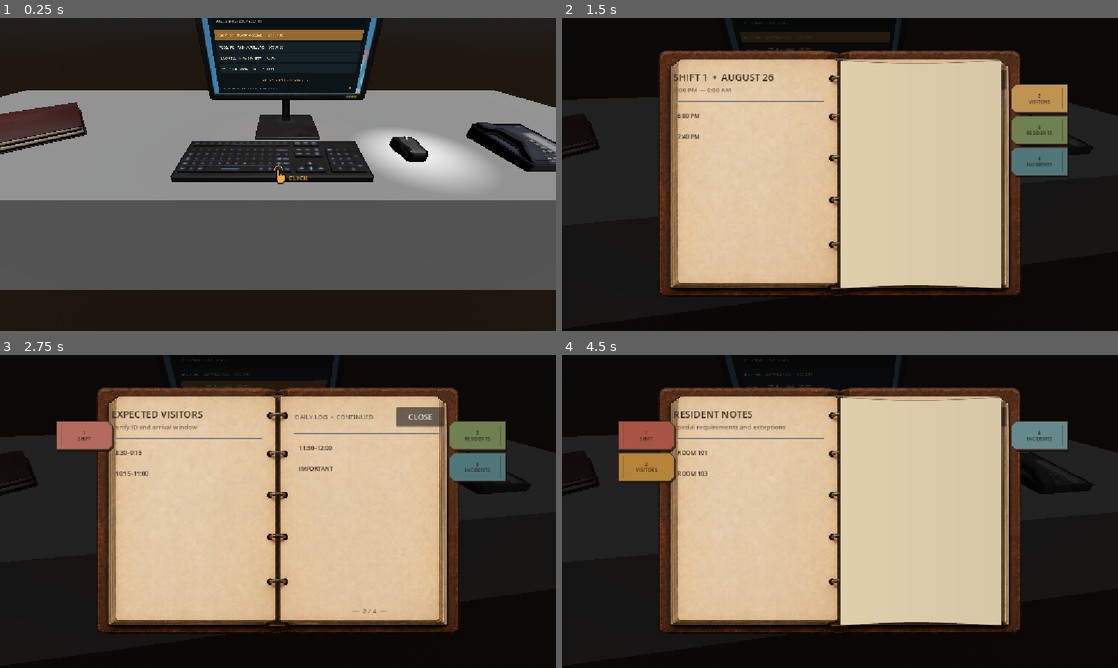
Above: before the commit, frames 1-4 (two rows, left to right).
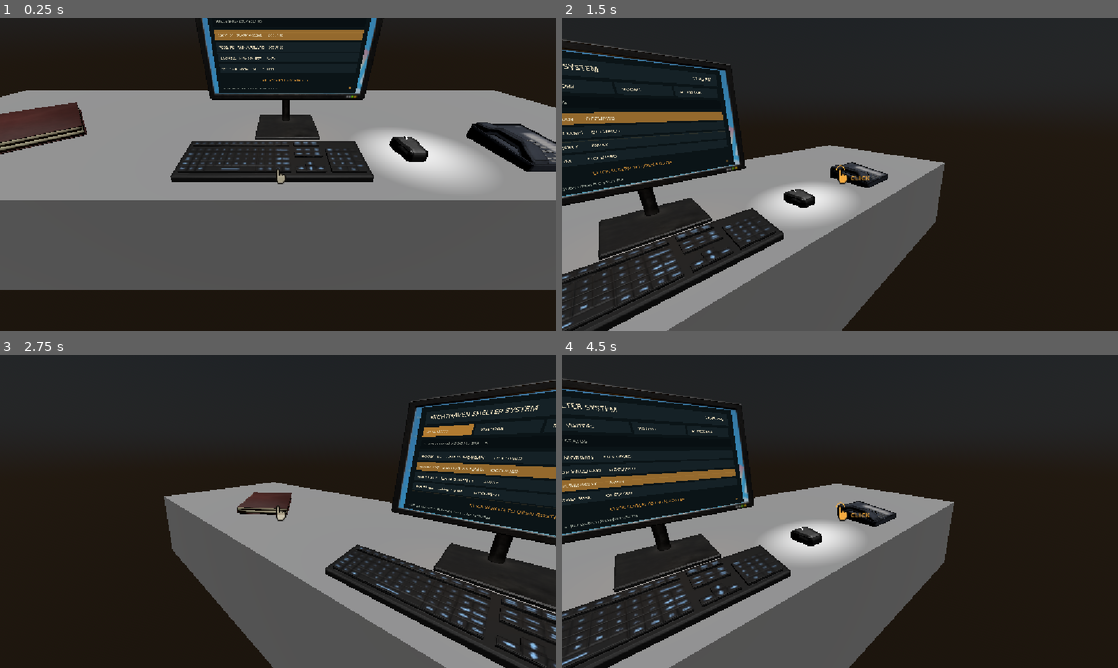
Above: after the commit, the same moments.

Repository: RyanRei/ProjectHotel
Game: Godot game, scene res://Scenes/hotelScene.tscn
The game is run twice, just before and just after one commit, with the same random seed, the same clock (stepped at 60 frames per second) and the same inputs. Sound files missing from this copy of the repository are replaced by a short silence.
Inputs (mouse positions are in pixels of both pictures, inside the frame that each line leads up to):
- Up to frame 1 (0.25 s): no input
- Up to frame 2 (1.5 s): tap Enter (Pickup Call) at 0.5 s; move the mouse to (867, 174) at 0.52 s; hold Enter (Pickup Call) 0.53-1.25 s; click (867, 174) at 0.67 s; click (1040, 99) at 1.25 s, where only the run before the commit has a clickable "2 VISITORS"
- Up to frame 3 (2.75 s): click (83, 436) at 2 s, where only the run before the commit has a clickable "1 SHIFT"
- Up to frame 4 (4.5 s): click (1040, 436) at 2.75 s, where only the run before the commit has a clickable "3 RESIDENTS"; click (645, 467) at 3.5 s, where only the run before the commit has a clickable "2 VISITORS"; click (1040, 436) at 4.25 s, where only the run before the commit has a clickable "4 INCIDENTS"

The runs differ from the first frame. In frame 1, less than 0.1% of the frame differs, in the area x 49-56%, y 46-53%; in frame 2, 75%; in frame 3, 75%; in frame 4, 75%, in the area x 0-100%, y 0-100%.

Commit message:
Improve logbook UI and desk interactions

Diff:
--- a/Scenes/Telephone.tscn
+++ b/Scenes/Telephone.tscn
@@ -49,5 +49,3 @@
 
 [node name="telephone" parent="." unique_id=318535350 instance=ExtResource("4_2rlcx")]
 transform = Transform3D(10, 0, 0, 0, 10, 0, 0, 0, 10, 0.54437745, -0.06018561, -0.19816768)
-
-[connection signal="input_event" from="." to="." method="_on_input_event"]
--- a/Scripts/Logbook/LogbookController.gd
+++ b/Scripts/Logbook/LogbookController.gd
@@ -1,3 +1,4 @@
+@tool
 class_name LogbookController
 extends Node3D
 
@@ -13,11 +14,17 @@
 var turn_direction := 1.0
 const PAGE_WIDTH_SEGMENTS := 24
 const PAGE_LENGTH_SEGMENTS := 6
+# The animated GLB reports a very large skinned AABB (roughly the whole desk).
+# Use a deliberate hitbox around the visible closed book instead.
+const CLICKABLE_CENTER := Vector3(0.0, 0.08, 0.0)
+const CLICKABLE_SIZE := Vector3(0.28, 1.9, 2.4)
 signal page_turn_midpoint
 signal page_turn_finished
 
 func _ready() -> void:
-	set_process_unhandled_input(true)
+	apply_compact_editor_bounds()
+	if Engine.is_editor_hint():
+		return
 	add_to_group("logbook_controller")
 	animation_player = find_animation_player(self)
 	click_area = Area3D.new()
@@ -31,23 +38,45 @@
 	var box := BoxShape3D.new()
 	var bounds := calculate_mesh_bounds()
 	book_bounds = bounds
-	clickable_center = bounds.position + bounds.size * 0.5
-	clickable_size = Vector3(
-		bounds.size.x * 1.12,
-		bounds.size.y * 1.12,
-		maxf(bounds.size.z * 1.8, 0.0018)
-	)
+	clickable_center = CLICKABLE_CENTER
+	clickable_size = CLICKABLE_SIZE
 	box.size = clickable_size
 	collision.shape = box
 	collision.position = clickable_center
 	click_area.add_child(collision)
-	click_area.input_event.connect(_on_book_input_event)
 	if animation_player != null and animation_player.has_animation(page_animation):
 		var animation: Animation = animation_player.get_animation(page_animation)
 		animation_player.play(page_animation)
 		animation_player.seek(animation.length, true)
 		animation_player.pause()
 	create_turning_page()
+
+func apply_compact_editor_bounds() -> void:
+	var book_mesh := find_book_mesh(self)
+	if book_mesh == null:
+		return
+	# The skinned GLB ships with an invalid animation AABB spanning most of the
+	# desk. Convert a compact root-local book box into the mesh's local space so
+	# Godot's editor selection outline stays around the visible prop.
+	var desired := AABB(Vector3(-0.45, -1.5, -2.0), Vector3(0.9, 3.0, 4.0))
+	var minimum := Vector3(INF, INF, INF)
+	var maximum := Vector3(-INF, -INF, -INF)
+	for x in [desired.position.x, desired.end.x]:
+		for y in [desired.position.y, desired.end.y]:
+			for z in [desired.position.z, desired.end.z]:
+				var mesh_corner := book_mesh.to_local(to_global(Vector3(x, y, z)))
+				minimum = minimum.min(mesh_corner)
+				maximum = maximum.max(mesh_corner)
+	book_mesh.custom_aabb = AABB(minimum, maximum - minimum)
+
+func find_book_mesh(node: Node) -> MeshInstance3D:
+	if node is MeshInstance3D and node.name == "Book_0":
+		return node as MeshInstance3D
+	for child in node.get_children():
+		var result := find_book_mesh(child)
+		if result != null:
+			return result
+	return null
 
 func find_animation_player(node: Node) -> AnimationPlayer:
 	if node is AnimationPlayer:
@@ -158,40 +187,6 @@
 			output.append(child as MeshInstance3D)
 		collect_meshes(child, output)
 
-func _on_book_input_event(
-	_camera: Node,
-	event: InputEvent,
-	_event_position: Vector3,
-	_normal: Vector3,
-	_shape_index: int
-) -> void:
-	if event is InputEventMouseButton \
-		and event.button_index == MOUSE_BUTTON_LEFT \
-		and event.pressed:
-		interact()
-		get_viewport().set_input_as_handled()
-
-func _unhandled_input(event: InputEvent) -> void:
-	if not (event is InputEventMouseButton \
-		and event.button_index == MOUSE_BUTTON_LEFT \
-		and event.pressed):
-		return
-	var camera := get_viewport().get_camera_3d()
-	if camera == null or click_area == null:
-		return
-	var pointer_position: Vector2 = event.position
-	if Input.mouse_mode == Input.MOUSE_MODE_CAPTURED:
-		pointer_position = get_viewport().get_visible_rect().size * 0.5
-	var origin := camera.project_ray_origin(pointer_position)
-	var destination := origin + camera.project_ray_normal(pointer_position) * 20.0
-	var query := PhysicsRayQueryParameters3D.create(origin, destination)
-	query.collide_with_areas = true
-	query.collide_with_bodies = false
-	var hit := camera.get_world_3d().direct_space_state.intersect_ray(query)
-	if not hit.is_empty() and hit.get("collider") == click_area:
-		interact()
-		get_viewport().set_input_as_handled()
-
 func interact() -> void:
 	var ui := get_tree().get_first_node_in_group("logbook_ui")
 	if ui != null and ui.has_method("open_logbook"):
--- a/Scripts/Logbook/LogbookUI.gd
+++ b/Scripts/Logbook/LogbookUI.gd
@@ -10,19 +10,19 @@
 const PAPER := Color("d8c7a2")
 const PAPER_DARK := Color("bea980")
 const COVER := Color("3b2b22")
-const TAB_COLORS := [Color("a95445"), Color("b58439"), Color("6f8150"), Color("4f777a")]
+const TAB_COLORS := [Color("d2a23f"), Color("9eb7bf"), Color("cf8078"), Color("a5a95d"), Color("c97b3d")]
 
 var pages: Array[Dictionary] = [
-	{"tab":"SHIFT", "title":"SHIFT 1  •  AUGUST 26", "subtitle":"6:00 PM — 6:00 AM", "entries":[["6:00 PM","Shift opened. Roster last synchronized at 5:45 PM."],["7:40 PM","Tracey Miller, Room 101, pre-authorized visitor Maya Chen."],["9:00 PM","Room 102 checkout deadline. Sennet Cole no longer has active access."],["12:00 AM","Roster update window begins. Confirm conflicting records here."]]},
-	{"tab":"VISITORS", "title":"EXPECTED VISITORS", "subtitle":"Verify ID and arrival window", "entries":[["8:30–9:15","Maya Chen → Tracey Miller, Room 101. License ending 6621."],["10:15–11:00","Clara Hayes → William Hayes, Room 103. National ID ending 4408."],["11:30–12:00","Daniel Ortiz → Nina Patel, Room 104. Passport ending 9184."],["IMPORTANT","A matching name alone is not proof. Confirm the host and one fixed detail."]]},
-	{"tab":"RESIDENTS", "title":"RESIDENT NOTES", "subtitle":"Special requirements and exceptions", "entries":[["ROOM 101","Tracey Miller. Phone ending 7734. Visitor call recorded at 7:40 PM."],["ROOM 103","William Hayes has impaired hearing. Repeat questions clearly; allow extra time."],["ROOM 104","Nina Patel. Phone ending 1183. Daniel Ortiz expected before midnight."],["ROOM 107","Marcus Reed is away and expects to return after midnight."]]},
-	{"tab":"INCIDENTS", "title":"INCIDENTS & MAINTENANCE", "subtitle":"Record anything unusual", "entries":[["6:25 PM","Lobby camera briefly lost signal. Restored at 6:31 PM."],["7:05 PM","Room 102 checkout recorded; cleaning inspection still pending."],["8:05 PM","Unknown person claimed Room 102 access. Entry denied."],["NOTICE","No maintenance staff are scheduled after 10:00 PM."]]},
+	{"tab":"SHIFT", "title":"SHIFT 1  •  AUGUST 26", "subtitle":"6:00 PM — 6:00 AM", "columns":["TIME","LOG ENTRY"], "rows":[["6:00 PM","Shift opened; roster synchronized at 5:45 PM."],["7:40 PM","Tracey Miller authorized visitor Maya Chen."],["9:00 PM","Room 102 checkout deadline."],["12:00 AM","Roster update window begins."]], "details":"Night reception duty. Review every visitor against the roster and the resident's call.", "key_points":["Confirm the host and room number.","Check the stated arrival window.","Record every access decision."], "notes":"Roster information may conflict during the midnight update."},
+	{"tab":"VISITORS", "title":"EXPECTED VISITORS", "subtitle":"Verify identity and arrival window", "columns":["TIME","VISITOR / HOST"], "rows":[["8:30–9:15","Maya Chen — Tracey Miller, Room 101."],["10:15–11:00","Clara Hayes — William Hayes, Room 103."],["11:30–12:00","Daniel Ortiz — Nina Patel, Room 104."]], "details":"Only visitors recorded by a resident may enter. A matching name by itself is not proof.", "key_points":["Request the visitor's ID.","Confirm the resident's full name.","Verify one fixed detail."], "notes":"Keep the original resident call time beside each authorization."},
+	{"tab":"RESIDENTS", "title":"RESIDENT NOTES", "subtitle":"Requirements and exceptions", "columns":["ROOM","RESIDENT / NOTE"], "rows":[["101","Tracey Miller — phone ending 7734."],["103","William Hayes — impaired hearing."],["104","Nina Patel — visitor expected before midnight."],["107","Marcus Reed — returning after midnight."]], "details":"Resident notes contain accessibility requirements and exceptions that affect verification.", "key_points":["Allow extra time when required.","Never reveal private roster details.","Cross-check visitor authorization."], "notes":"Repeat questions clearly for William Hayes in Room 103."},
+	{"tab":"INCIDENTS", "title":"INCIDENT REPORTS", "subtitle":"Security and maintenance record", "columns":["TIME","INCIDENT"], "rows":[["6:25 PM","Lobby camera signal lost; restored 6:31 PM."],["7:05 PM","Room 102 checkout recorded."],["8:05 PM","Unknown visitor claimed Room 102 access."]], "details":"Unusual activity, access attempts, and equipment failures must be recorded here.", "key_points":["Note the exact time.","Record the claimed identity.","Escalate repeated attempts."], "notes":"No maintenance staff are scheduled after 10:00 PM."},
 ]
 
 var current_page := 0
 var turning := false
-var left_tabs: VBoxContainer
-var right_tabs: VBoxContainer
+var left_tabs: Control
+var right_tabs: Control
 var page_surface: PanelContainer
 var title_label: Label
 var subtitle_label: Label
@@ -45,9 +45,23 @@
 	visible = false
 
 func _input(event: InputEvent) -> void:
-	if visible and event.is_action_pressed("ui_cancel"):
+	if not visible:
+		return
+	if event.is_action_pressed("ui_cancel"):
 		close_logbook()
 		get_viewport().set_input_as_handled()
+	elif event is InputEventMouseButton \
+		and event.button_index == MOUSE_BUTTON_LEFT \
+		and event.pressed \
+		and not is_point_over_book(event.position):
+		close_logbook()
+		get_viewport().set_input_as_handled()
+
+func is_point_over_book(screen_position: Vector2) -> bool:
+	if page_surface == null:
+		return false
+	# Include the small bookmark overhangs as part of the book interaction area.
+	return page_surface.get_global_rect().grow(20.0).has_point(screen_position)
 
 func open_logbook() -> void:
 	visible = true
@@ -64,15 +78,16 @@
 	var dimmer := ColorRect.new()
 	dimmer.color = Color(0.025, 0.02, 0.016, 0.80)
 	dimmer.set_anchors_and_offsets_preset(Control.PRESET_FULL_RECT)
+	dimmer.mouse_filter = Control.MOUSE_FILTER_STOP
+	dimmer.gui_input.connect(_on_background_input)
 	add_child(dimmer)
 	var layout := AspectRatioContainer.new()
 	layout.ratio = 1.5
 	layout.stretch_mode = AspectRatioContainer.STRETCH_FIT
 	layout.set_anchors_and_offsets_preset(Control.PRESET_FULL_RECT, Control.PRESET_MODE_MINSIZE, 34)
 	add_child(layout)
-	left_tabs = VBoxContainer.new()
-	left_tabs.custom_minimum_size.x = 116
-	left_tabs.add_theme_constant_override("separation", 7)
+	left_tabs = Control.new()
+	left_tabs.custom_minimum_size.x = 94
 	page_surface = PanelContainer.new()
 	page_surface.size_flags_horizontal = Control.SIZE_EXPAND_FILL
 	page_surface.size_flags_vertical = Control.SIZE_EXPAND_FILL
@@ -99,15 +114,20 @@
 	left_page.clip_contents = true
 	left_page.add_theme_stylebox_override("panel", make_page_style(true))
 	open_pages.add_child(left_page)
+	var left_padding := MarginContainer.new()
+	add_page_margins(left_padding)
+	left_page.add_child(left_padding)
 	var left_layout := VBoxContainer.new()
 	left_layout.add_theme_constant_override("separation", 12)
-	left_page.add_child(left_layout)
+	left_padding.add_child(left_layout)
 	var header := HBoxContainer.new()
 	left_layout.add_child(header)
 	var heading := VBoxContainer.new()
 	heading.size_flags_horizontal = Control.SIZE_EXPAND_FILL
 	header.add_child(heading)
 	title_label = make_label("", 20, INK)
+	title_label.autowrap_mode = TextServer.AUTOWRAP_WORD_SMART
+	title_label.text_overrun_behavior = TextServer.OVERRUN_TRIM_ELLIPSIS
 	heading.add_child(title_label)
 	subtitle_label = make_label("", 13, MUTED_INK)
 	heading.add_child(subtitle_label)
@@ -126,19 +146,15 @@
 	right_page.clip_contents = true
 	right_page.add_theme_stylebox_override("panel", make_page_style(false))
 	open_pages.add_child(right_page)
+	var right_padding := MarginContainer.new()
+	add_page_margins(right_padding)
+	right_page.add_child(right_padding)
 	var right_layout := VBoxContainer.new()
 	right_layout.add_theme_constant_override("separation", 12)
-	right_page.add_child(right_layout)
-	var right_header := HBoxContainer.new()
-	right_layout.add_child(right_header)
+	right_padding.add_child(right_layout)
 	var daily_log := make_label("DAILY LOG  •  CONTINUED", 13, MUTED_INK)
 	daily_log.size_flags_horizontal = Control.SIZE_EXPAND_FILL
-	right_header.add_child(daily_log)
-	var close_button := Button.new()
-	close_button.text = "CLOSE"
-	close_button.custom_minimum_size = Vector2(100, 40)
-	close_button.pressed.connect(close_logbook)
-	right_header.add_child(close_button)
+	right_layout.add_child(daily_log)
 	right_layout.add_child(HSeparator.new())
 	right_entries = VBoxContainer.new()
 	right_entries.size_flags_vertical = Control.SIZE_EXPAND_FILL
@@ -170,23 +186,29 @@
 	left_tabs.anchor_right = 0.0
 	left_tabs.anchor_top = 0.18
 	left_tabs.anchor_bottom = 0.18
-	left_tabs.offset_left = -24
-	left_tabs.offset_right = 80
+	left_tabs.offset_left = -18
+	left_tabs.offset_right = 76
 	left_tabs.offset_top = 0
-	left_tabs.offset_bottom = 0
+	left_tabs.offset_bottom = 290
 	tab_layer.add_child(left_tabs)
-	right_tabs = VBoxContainer.new()
-	right_tabs.custom_minimum_size.x = 116
-	right_tabs.add_theme_constant_override("separation", 7)
+	right_tabs = Control.new()
+	right_tabs.custom_minimum_size.x = 94
 	right_tabs.anchor_left = 1.0
 	right_tabs.anchor_right = 1.0
 	right_tabs.anchor_top = 0.18
 	right_tabs.anchor_bottom = 0.18
-	right_tabs.offset_left = -80
-	right_tabs.offset_right = 24
+	right_tabs.offset_left = -76
+	right_tabs.offset_right = 18
 	right_tabs.offset_top = 0
-	right_tabs.offset_bottom = 0
+	right_tabs.offset_bottom = 290
 	tab_layer.add_child(right_tabs)
+
+func _on_background_input(event: InputEvent) -> void:
+	if event is InputEventMouseButton \
+		and event.button_index == MOUSE_BUTTON_LEFT \
+		and event.pressed:
+		close_logbook()
+		get_viewport().set_input_as_handled()
 
 func turn_to_page(index: int) -> void:
 	if turning or index == current_page:
@@ -233,23 +255,55 @@
 		for child in container.get_children():
 			container.remove_child(child)
 			child.queue_free()
-	for entry_index in page.entries.size():
-		var entry = page.entries[entry_index]
-		var row := PanelContainer.new()
-		row.clip_contents = true
-		row.add_theme_stylebox_override("panel", make_style(Color.TRANSPARENT, Color.TRANSPARENT, 0, 0, 8))
-		var row_layout := HBoxContainer.new()
-		row_layout.add_theme_constant_override("separation", 18)
-		row.add_child(row_layout)
-		var time_label := make_label(str(entry[0]), 12, INK)
-		time_label.custom_minimum_size.x = 82
-		row_layout.add_child(time_label)
-		var note_label := make_label(str(entry[1]), 13, INK)
-		note_label.autowrap_mode = TextServer.AUTOWRAP_WORD_SMART
-		note_label.text_overrun_behavior = TextServer.OVERRUN_TRIM_ELLIPSIS
-		note_label.size_flags_horizontal = Control.SIZE_EXPAND_FILL
-		row_layout.add_child(note_label)
-		(left_entries if entry_index < 2 else right_entries).add_child(row)
+	var table_header := HBoxContainer.new()
+	table_header.add_theme_constant_override("separation", 12)
+	var first_column_header := make_label(str(page.columns[0]), 11, MUTED_INK)
+	first_column_header.custom_minimum_size.x = 62
+	first_column_header.clip_text = true
+	table_header.add_child(first_column_header)
+	var second_column_header := make_label(str(page.columns[1]), 11, MUTED_INK)
+	second_column_header.size_flags_horizontal = Control.SIZE_EXPAND_FILL
+	second_column_header.clip_text = true
+	table_header.add_child(second_column_header)
+	left_entries.add_child(table_header)
+	left_entries.add_child(HSeparator.new())
+	for row_data in page.rows:
+		var row := HBoxContainer.new()
+		row.custom_minimum_size.y = 38
+		row.add_theme_constant_override("separation", 12)
+		var first_value := make_label(str(row_data[0]), 11, INK)
+		first_value.custom_minimum_size.x = 62
+		first_value.clip_text = true
+		first_value.vertical_alignment = VERTICAL_ALIGNMENT_CENTER
+		row.add_child(first_value)
+		var second_value := make_label(str(row_data[1]), 11, INK)
+		second_value.autowrap_mode = TextServer.AUTOWRAP_WORD_SMART
+		second_value.clip_text = true
+		second_value.text_overrun_behavior = TextServer.OVERRUN_TRIM_ELLIPSIS
+		second_value.vertical_alignment = VERTICAL_ALIGNMENT_CENTER
+		second_value.size_flags_horizontal = Control.SIZE_EXPAND_FILL
+		row.add_child(second_value)
+		left_entries.add_child(row)
+	var notes_heading := make_section_heading("NOTES")
+	left_entries.add_child(notes_heading)
+	var notes_label := make_label(str(page.notes), 11, INK)
+	notes_label.autowrap_mode = TextServer.AUTOWRAP_WORD_SMART
+	notes_label.clip_text = true
+	left_entries.add_child(notes_label)
+
+	right_entries.add_child(make_section_heading("SECTION DETAILS"))
+	var detail_label := make_label(str(page.details), 11, INK)
+	detail_label.autowrap_mode = TextServer.AUTOWRAP_WORD_SMART
+	detail_label.clip_text = true
+	detail_label.custom_minimum_size.y = 76
+	right_entries.add_child(detail_label)
+	right_entries.add_child(make_section_heading("KEY POINTS"))
+	for point in page.key_points:
+		var point_label := make_label("•  " + str(point), 11, INK)
+		point_label.autowrap_mode = TextServer.AUTOWRAP_WORD_SMART
+		point_label.clip_text = true
+		point_label.custom_minimum_size.y = 26
+		right_entries.add_child(point_label)
 	page_number.text = "—  %d / %d  —" % [current_page + 1, pages.size()]
 	rebuild_tabs()
 
@@ -261,20 +315,39 @@
 			continue
 		var tab := StickyTabScript.new() as Button
 		tab.text = "%d\n%s" % [index + 1, str(pages[index].tab).replace(" ", "\n")]
-		tab.custom_minimum_size = Vector2(104, 58)
+		tab.custom_minimum_size = Vector2(94, 64)
 		tab.pressed.connect(turn_to_page.bind(index))
 		var destination := left_tabs if index < current_page else right_tabs
-		tab.call("configure", TAB_COLORS[index], destination == left_tabs)
+		# Right bookmarks expose their right edge; left bookmarks expose left.
+		tab.call("configure", TAB_COLORS[index], destination == right_tabs)
 		destination.add_child(tab)
-		tab.rotation = deg_to_rad(-0.7 if destination == left_tabs else 0.7)
+		tab.position = Vector2(0, index * 70)
+		tab.rotation = deg_to_rad(-0.45 if destination == left_tabs else 0.45)
 		tab.pivot_offset = tab.custom_minimum_size * 0.5
 
 func make_label(text_value: String, font_size: int, color: Color) -> Label:
 	var label := Label.new()
 	label.text = text_value
+	label.size_flags_horizontal = Control.SIZE_EXPAND_FILL
+	label.text_overrun_behavior = TextServer.OVERRUN_TRIM_ELLIPSIS
 	label.add_theme_font_size_override("font_size", font_size)
 	label.add_theme_color_override("font_color", color)
 	return label
+
+func add_page_margins(container: MarginContainer) -> void:
+	# The binder texture includes stacked page edges outside the usable sheet.
+	# Keep content inside the visible paper rather than the larger control bounds.
+	container.add_theme_constant_override("margin_left", 40)
+	container.add_theme_constant_override("margin_right", 40)
+	container.add_theme_constant_override("margin_top", 24)
+	container.add_theme_constant_override("margin_bottom", 24)
+
+func make_section_heading(text_value: String) -> VBoxContainer:
+	var section := VBoxContainer.new()
+	section.add_theme_constant_override("separation", 4)
+	section.add_child(make_label(text_value, 12, INK))
+	section.add_child(HSeparator.new())
+	return section
 
 func make_style(fill: Color, border: Color, border_width: int, radius: int, margin: int) -> StyleBoxFlat:
 	var style := StyleBoxFlat.new()
@@ -289,7 +362,7 @@
 	return style
 
 func make_page_style(is_left: bool) -> StyleBoxFlat:
-	var style := make_style(Color.TRANSPARENT, Color.TRANSPARENT, 0, 0, 20)
+	var style := make_style(Color.TRANSPARENT, Color.TRANSPARENT, 0, 0, 0)
 	style.corner_radius_top_right = 1 if is_left else 5
 	style.corner_radius_bottom_right = 1 if is_left else 5
 	style.corner_radius_top_left = 5 if is_left else 1
--- a/Scripts/Logbook/StickyBookmarkButton.gd
+++ b/Scripts/Logbook/StickyBookmarkButton.gd
@@ -23,7 +23,7 @@
 func _draw() -> void:
 	var width := size.x
 	var height := size.y
-	var cut := 9.0
+	var cut := 8.0
 	var shape := PackedVector2Array()
 	if points_right:
 		shape = PackedVector2Array([Vector2(0, 0), Vector2(width - cut, 0), Vector2(width, cut), Vector2(width, height - cut), Vector2(width - cut, height), Vector2(0, height)])
@@ -37,6 +37,16 @@
 	if is_pressed():
 		fill = fill.darkened(0.08)
 	draw_colored_polygon(shape, fill)
+	# A darker strip is the section tucked beneath the page stack.
+	var buried_strip := PackedVector2Array()
+	if points_right:
+		buried_strip = PackedVector2Array([Vector2(0, 1), Vector2(9, 1), Vector2(9, height - 1), Vector2(0, height - 1)])
+	else:
+		buried_strip = PackedVector2Array([Vector2(width - 9, 1), Vector2(width, 1), Vector2(width, height - 1), Vector2(width - 9, height - 1)])
+	draw_colored_polygon(buried_strip, Color(0.20, 0.14, 0.08, 0.16))
+	# Subtle fibres keep the control from looking like a flat UI rectangle.
+	for grain_y in [13.0, 31.0, 49.0]:
+		draw_line(Vector2(12, grain_y), Vector2(width - 12, grain_y + 0.5), Color(1, 0.93, 0.76, 0.10), 1.0)
 	draw_polyline(shape + PackedVector2Array([shape[0]]), Color("493629"), 1.5, true)
 	var crease_x := 10.0 if points_right else width - 10.0
 	draw_line(Vector2(crease_x, 7), Vector2(crease_x, height - 7), Color(0.25, 0.18, 0.12, 0.30), 1.0)
@@ -45,7 +55,7 @@
 	var font := ThemeDB.fallback_font
 	var lines := text.split("\n", false)
 	var font_size := 10
-	var line_height := 12.0
+	var line_height := 13.0
 	var block_height := float(lines.size()) * line_height
 	var first_baseline := (height - block_height) * 0.5 + float(font_size)
 	for line_index in lines.size():
--- a/Scripts/Roster/ComputerMonitor.gd
+++ b/Scripts/Roster/ComputerMonitor.gd
@@ -17,7 +17,6 @@
 
 
 func _ready() -> void:
-	set_process_unhandled_input(true)
 	screen_mesh = find_screen_mesh(self)
 	if screen_mesh == null:
 		push_warning("ComputerMonitor could not find the imported computerScreen mesh.")
@@ -25,28 +24,6 @@
 	create_idle_display()
 	create_click_area()
 	set_process(true)
-
-func _unhandled_input(event: InputEvent) -> void:
-	if not (event is InputEventMouseButton \
-		and event.button_index == MOUSE_BUTTON_LEFT \
-		and event.pressed):
-		return
-	var camera := get_viewport().get_camera_3d()
-	if camera == null or click_area == null:
-		return
-	var pointer_position: Vector2 = event.position
-	if Input.mouse_mode == Input.MOUSE_MODE_CAPTURED:
-		pointer_position = get_viewport().get_visible_rect().size * 0.5
-	var origin := camera.project_ray_origin(pointer_position)
-	var destination := origin + camera.project_ray_normal(pointer_position) * 20.0
-	var query := PhysicsRayQueryParameters3D.create(origin, destination)
-	query.collide_with_areas = true
-	query.collide_with_bodies = false
-	var hit := camera.get_world_3d().direct_space_state.intersect_ray(query)
-	if not hit.is_empty() and hit.get("collider") == click_area:
-		interact()
-		get_viewport().set_input_as_handled()
-
 
 func _process(delta: float) -> void:
 	if idle_viewport == null:
@@ -221,23 +198,8 @@
 		bounds.end.z + 0.008
 	)
 	click_area.add_child(shape)
-	click_area.input_event.connect(_on_monitor_input_event)
 	click_area.mouse_entered.connect(func() -> void: Input.set_default_cursor_shape(Input.CURSOR_POINTING_HAND))
 	click_area.mouse_exited.connect(func() -> void: Input.set_default_cursor_shape(Input.CURSOR_ARROW))
-
-
-func _on_monitor_input_event(
-	_camera: Node,
-	event: InputEvent,
-	_event_position: Vector3,
-	_normal: Vector3,
-	_shape_index: int
-) -> void:
-	if event is InputEventMouseButton \
-		and event.button_index == MOUSE_BUTTON_LEFT \
-		and event.pressed:
-		interact()
-		get_viewport().set_input_as_handled()
 
 
 func interact() -> void:
--- a/Scripts/telephone.gd
+++ b/Scripts/telephone.gd
@@ -38,10 +38,3 @@
 	await get_tree().create_timer(1.0).timeout
 	answering = false
 	call_answered.emit()
-
-
-func _on_input_event(camera: Node, event: InputEvent, event_position: Vector3, normal: Vector3, shape_idx: int) -> void:
-	if event is InputEventMouseButton \
-		and event.button_index == MOUSE_BUTTON_LEFT \
-		and event.pressed:
-		interact()
